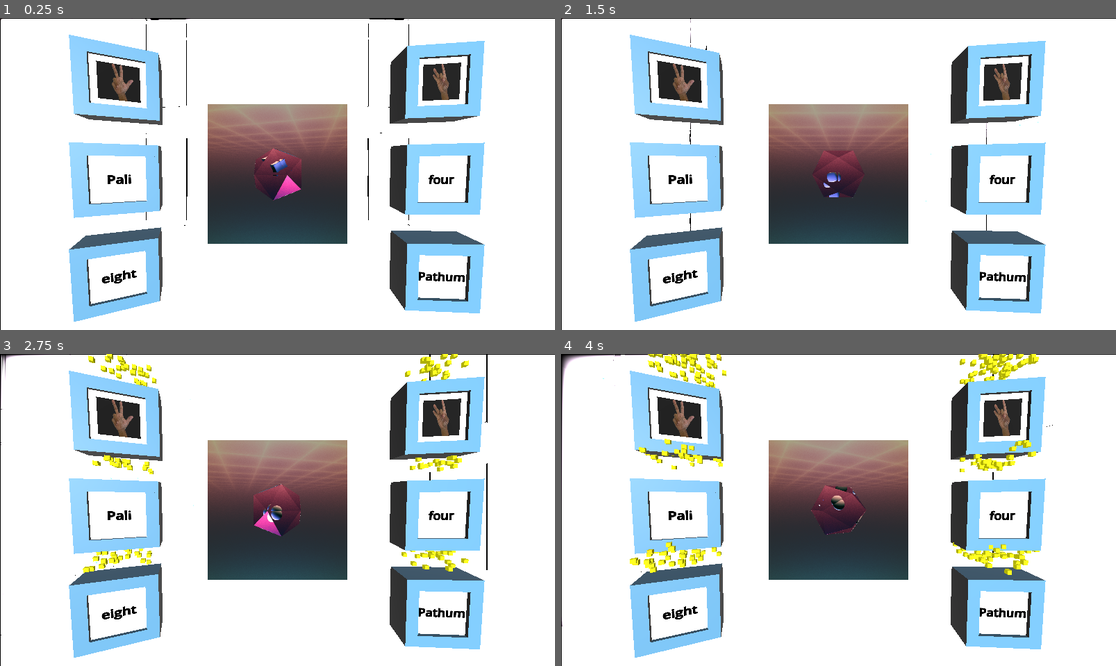
Above: before the commit, frames 1-4 (two rows, left to right).
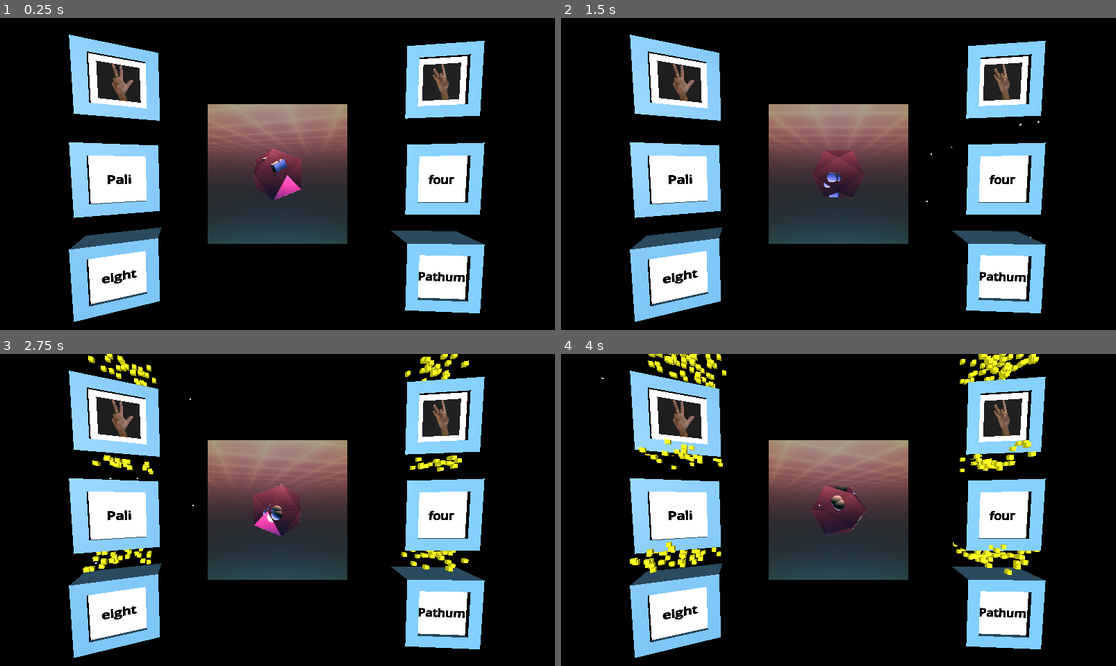
Above: after the commit, the same moments.

Repository: Kakcalu13/Mizo-godot-game
Game: Godot game, scene res://main.tscn
Same seed, same stepped clock (60 frames per second), same inputs: the game is played once before the commit and once after it. The project has no main scene, so this scene is started directly.
Inputs (mouse positions are in pixels of both pictures, inside the frame that each line leads up to):
- Up to frame 1 (0.25 s): no input
- Up to frame 2 (1.5 s): move the mouse to (960, 158) at 0.52 s; press the mouse at (960, 158) at 0.53 s; hold Right (ui_right) 0.53-1.25 s; release the mouse at (960, 158) at 1.25 s; drag from (727, 189) to (810, 236) at 1.27 s
- Up to frame 3 (2.75 s): move the mouse to (333, 441) at 2.02 s; press the mouse at (333, 441) at 2.03 s; hold Right (ui_right) from 2.03 s (still down)
- Up to frame 4 (4 s): release Right (ui_right) at 2.75 s; release the mouse at (894, 441) at 2.75 s; drag from (810, 572) to (672, 463) at 2.77 s; move the mouse to (1005, 556) at 3.52 s; press the mouse at (1005, 556) at 3.53 s; hold Left (ui_left) from 3.53 s (still down)

The runs differ from the first frame. In frame 1, 68% of the frame differs, in the area x 0-100%, y 0-100%; in frame 2, 68%; in frame 3, 66%; in frame 4, 65%.

Commit message:
remove sky due to heavy lagging

Diff:
--- a/source/numbers/main.tscn
+++ b/source/numbers/main.tscn
@@ -1,19 +1,9 @@
-[gd_scene load_steps=9 format=3 uid="uid://b40g1acxm6s62"]
+[gd_scene load_steps=7 format=3 uid="uid://b40g1acxm6s62"]
 
 [ext_resource type="Script" path="res://main.gd" id="1_q0yfx"]
-[ext_resource type="Shader" path="res://assets/shaders/robocop.gdshader" id="1_rrgqu"]
 [ext_resource type="Shader" path="res://assets/shaders/floating_cyan.gdshader" id="3_4i743"]
 
-[sub_resource type="ShaderMaterial" id="ShaderMaterial_oy0cp"]
-shader = ExtResource("1_rrgqu")
-shader_parameter/time_scale = 1.498
-shader_parameter/scene_time = 2.0
-shader_parameter/use_custom_time = false
-shader_parameter/enable_antialiasing = false
-shader_parameter/glow_intensity = 0.436
-
 [sub_resource type="Sky" id="Sky_0vvm6"]
-sky_material = SubResource("ShaderMaterial_oy0cp")
 
 [sub_resource type="Environment" id="Environment_pwj41"]
 background_mode = 2
